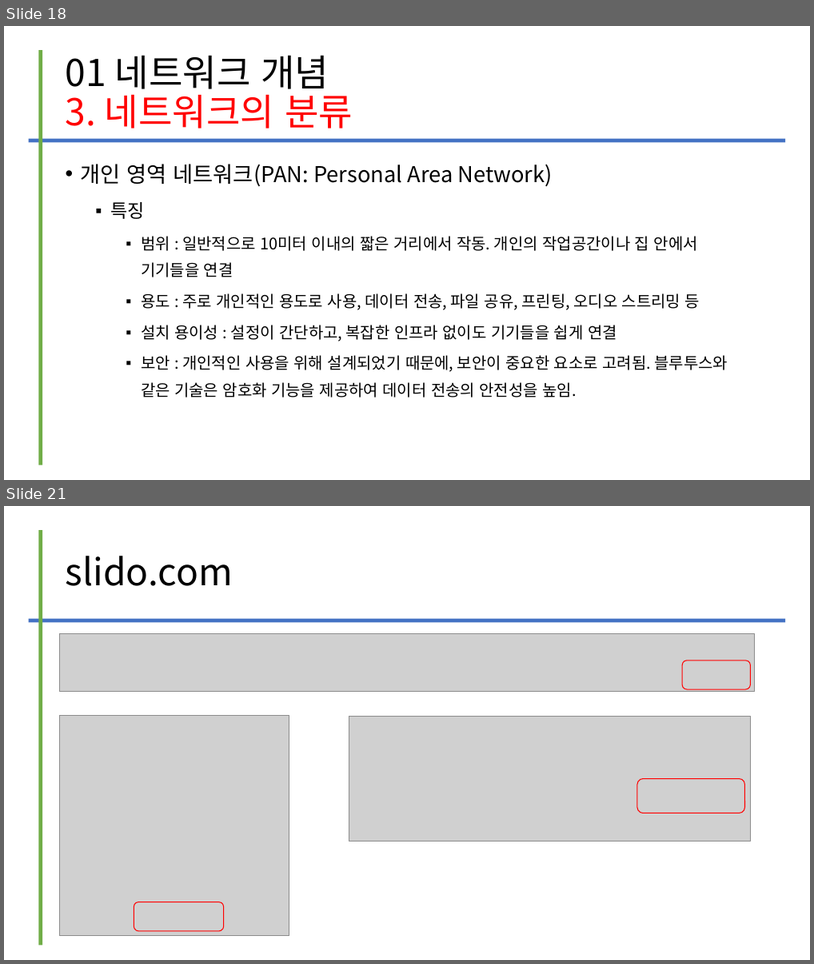
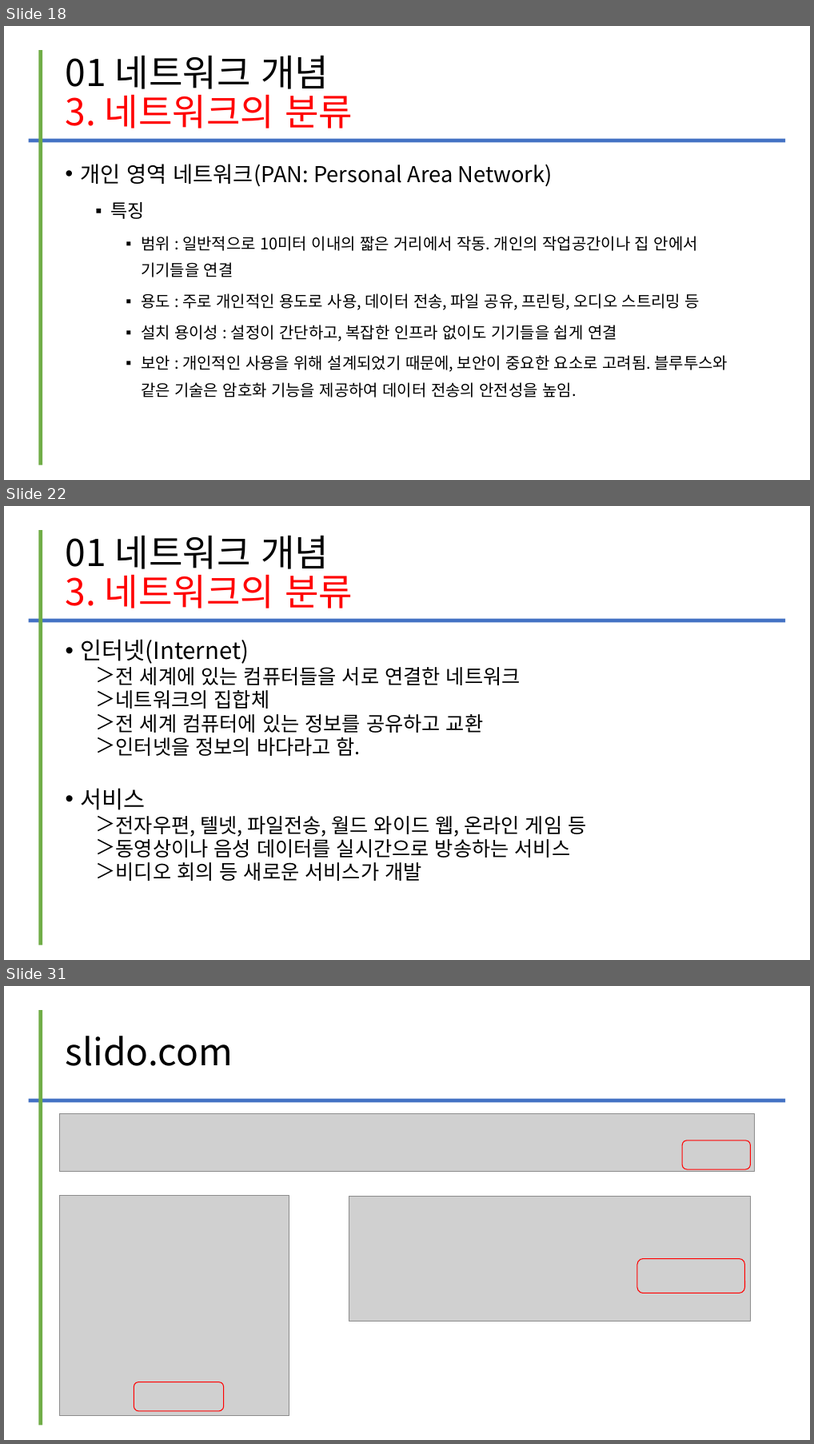
Before and after one commit to kig2929kig/2025-1-network, a slide deck: 컴퓨터 네트워크 - I. 네트워크의 이해.ppt. Shown one above the other, each under a label of ours: slides 18 and 21 before the commit, slides 18, 22 and 31 after it; the slides between them are not shown. The pictures are 814x964 and 814x1444 pixels, drawn with LibreOffice and Linux fonts; fonts in the diff are those of the drawing; grey boxes stand for pictures. Boxes give left, top, right and bottom in pixels: in the first picture for what was removed or moved away, otherwise in the second. Text is boxed around its words. In the diff, an @@ line names an element or a change of style, - is before the commit and + after.

Commit message:
Add files via upload
업데이트

```diff
--- a/컴퓨터 네트워크 - I. 네트워크의 이해.ppt
+++ b/컴퓨터 네트워크 - I. 네트워크의 이해.ppt
@@ slide 22 added at bbox=[4, 506, 810, 960], background #FFFFFF @@
@@ line added from (41, 530) to (41, 945), #70AD47 4.51 pt @@
@@ title added at bbox=[66, 535, 353, 608], 44 pt, text #FF0000 @@
+01 네트워크 개념
+3. 네트워크의 분류
@@ line added from (28, 620) to (786, 620), #4472C4 4.51 pt @@
@@ text added at bbox=[81, 639, 586, 880], 24 pt, text #000000 @@
+• 인터넷(Internet)
+  ＞ 전 세계에 있는 컴퓨터들을 서로 연결한 네트워크
+  ＞ 네트워크의 집합체
+  ＞ 전 세계 컴퓨터에 있는 정보를 공유하고 교환
+  ＞ 인터넷을 정보의 바다라고 함.
+• 서비스
+  ＞ 전자우편, 텔넷, 파일전송, 월드 와이드 웹, 온라인 게임 등
+  ＞ 동영상이나 음성 데이터를 실시간으로 방송하는 서비스
+  ＞ 비디오 회의 등 새로운 서비스가 개발
@@ what was slide 21 is now slide 31 @@
```
Also in this commit, not shown: 12 other slides added, 3 slides removed.
